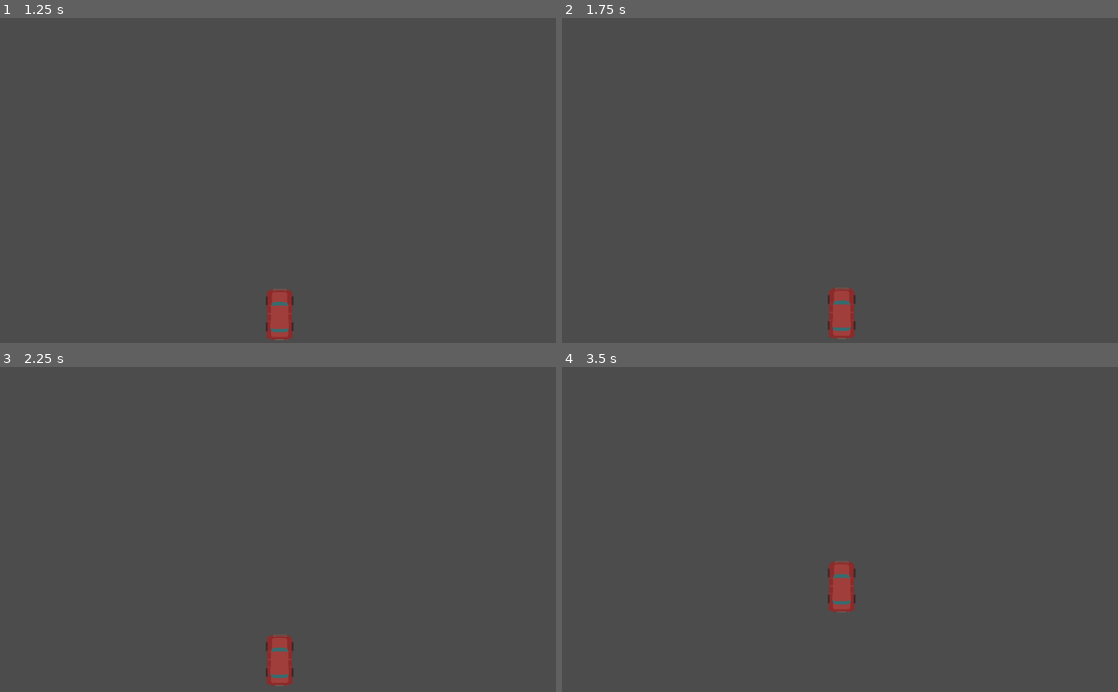
Above: before the commit, frames 1-4 (two rows, left to right).
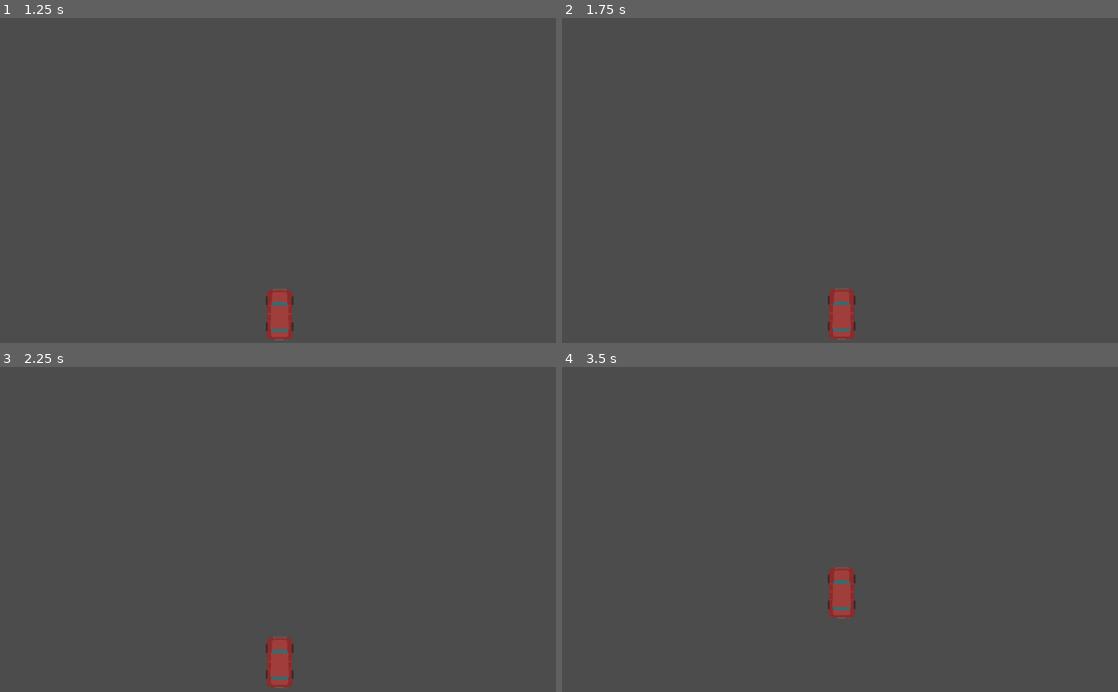
Above: after the commit, the same moments.

Repository: Coolxer/Racer
Game: Godot game, scene res://assets/Car.tscn
Two runs of this game, one before a commit and one after it. Both use one fixed random seed, a clock stepped at 60 frames per second and the inputs below.
Inputs:
- Up to frame 1 (1.25 s): tap Enter at 0.5 s; hold Right (ui_right) from 0.53 s (still down)
- Up to frame 2 (1.75 s): tap Space at 1.25 s; release Right (ui_right) at 1.28 s; hold Down (ui_down) from 1.28 s (still down)
- Up to frame 3 (2.25 s): release Down (ui_down) at 2.03 s; hold Right (ui_right) from 2.03 s (still down)
- Up to frame 4 (3.5 s): release Right (ui_right) at 2.78 s; hold Up (ui_up) from 2.78 s (still down)

Frame 1 is identical in both runs. In frame 2, less than 0.1% of the frame differs, in the area x 47-53%, y 82-99%; in frame 3, 0.2%; in frame 4, 0.4%, in the area x 47-53%, y 59-78%.

Commit message:
starting wheel rotation

Diff:
--- a/Car.gd
+++ b/Car.gd
@@ -3,11 +3,14 @@
 export var max_forward_speed = 40.0
 export var forward_acceleration = 8.2
 export var max_backward_speed = -10.0
-export var backward_acceleration = -10.0
+export var backward_acceleration = -4.0
 
-export var max_wheel_rotation_angle = 60
+export var max_left_wheel_rotation_angle = 300
+export var max_right_wheel_rotation_angle = 60
+export var max_wheel_rotation_speed = 6
 
 var current_speed = 0.0
+var current_rotation_angle = 0
 
 var gas_pedal_pressed = false
 var brake_pedal_pressed = false
@@ -60,9 +63,19 @@
             if current_speed < max_backward_speed:
                 current_speed = max_backward_speed
 
+    if turning_left:
+        if current_rotation_angle > max_left_wheel_rotation_angle:
+            current_rotation_angle -= max_wheel_rotation_speed * delta
+
     set_speed(current_speed)
 
     position += velocity
+
+    var left_wheel = $Wheels/UpperLeft
+    var right_wheel = $Wheels/UpperRight
+
+    left_wheel.rotate(current_rotation_angle - left_wheel.transform.get_rotation())
+    right_wheel.rotate(current_rotation_angle - right_wheel.transform.get_rotation())
 
     print(current_speed)
 
@@ -80,11 +93,11 @@
         velocity = Vector2(0, speed).rotated(deg2rad(rotation))
 
 #speed
+#acceleration
 #direction
 #gas
 #brake
 #turning
-#acceleration
 #car angle
 #wheel angle
 #adhesion of the surface
--- a/assets/Car.tscn
+++ b/assets/Car.tscn
@@ -12,8 +12,10 @@
 max_forward_speed = 40.0
 forward_acceleration = 8.2
 max_backward_speed = -10.0
-backward_acceleration = -10.0
-max_wheel_rotation_angle = 60
+backward_acceleration = -4.0
+max_left_wheel_rotation_angle = 300
+max_right_wheel_rotation_angle = 60
+max_wheel_rotation_speed = 6
 
 [node name="Sprite" type="Sprite" parent="." index="0"]
 
